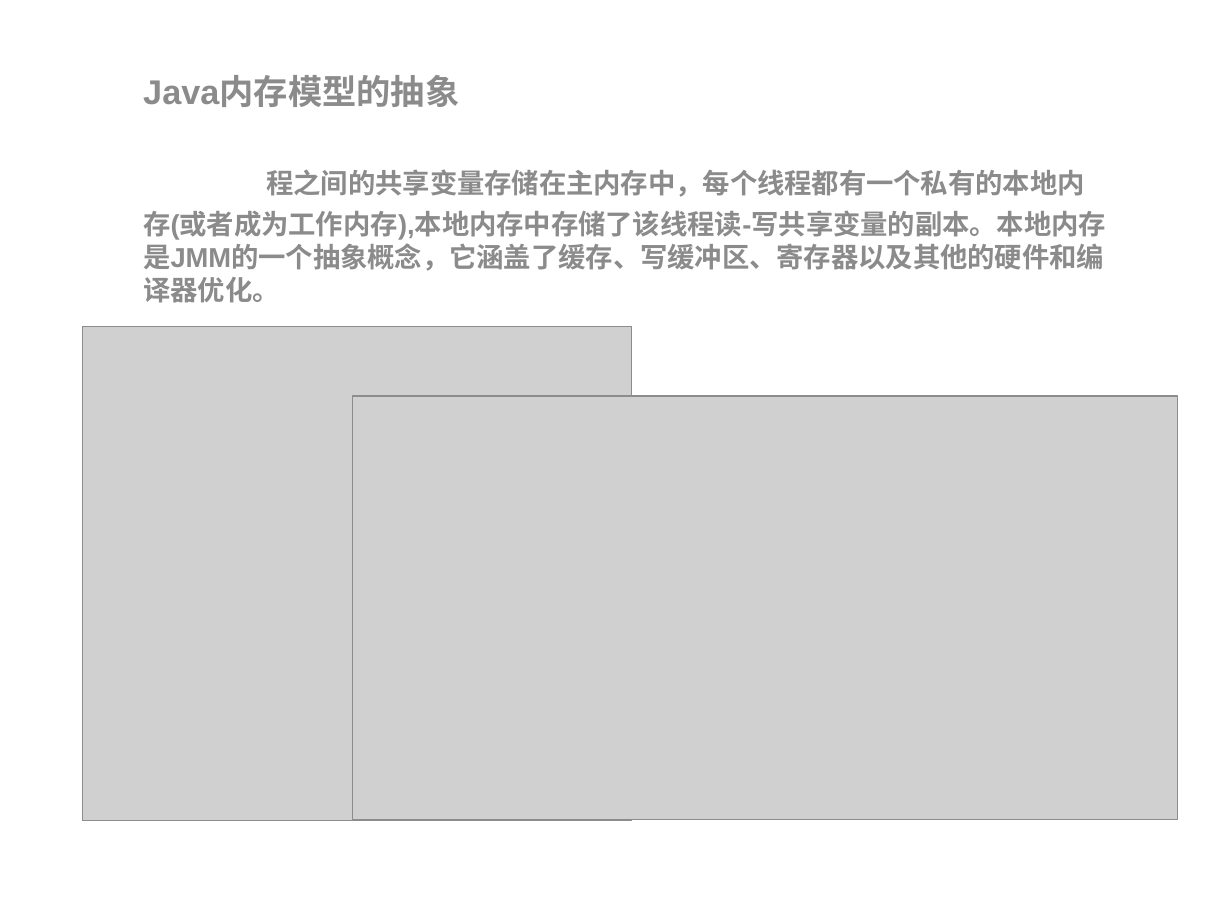
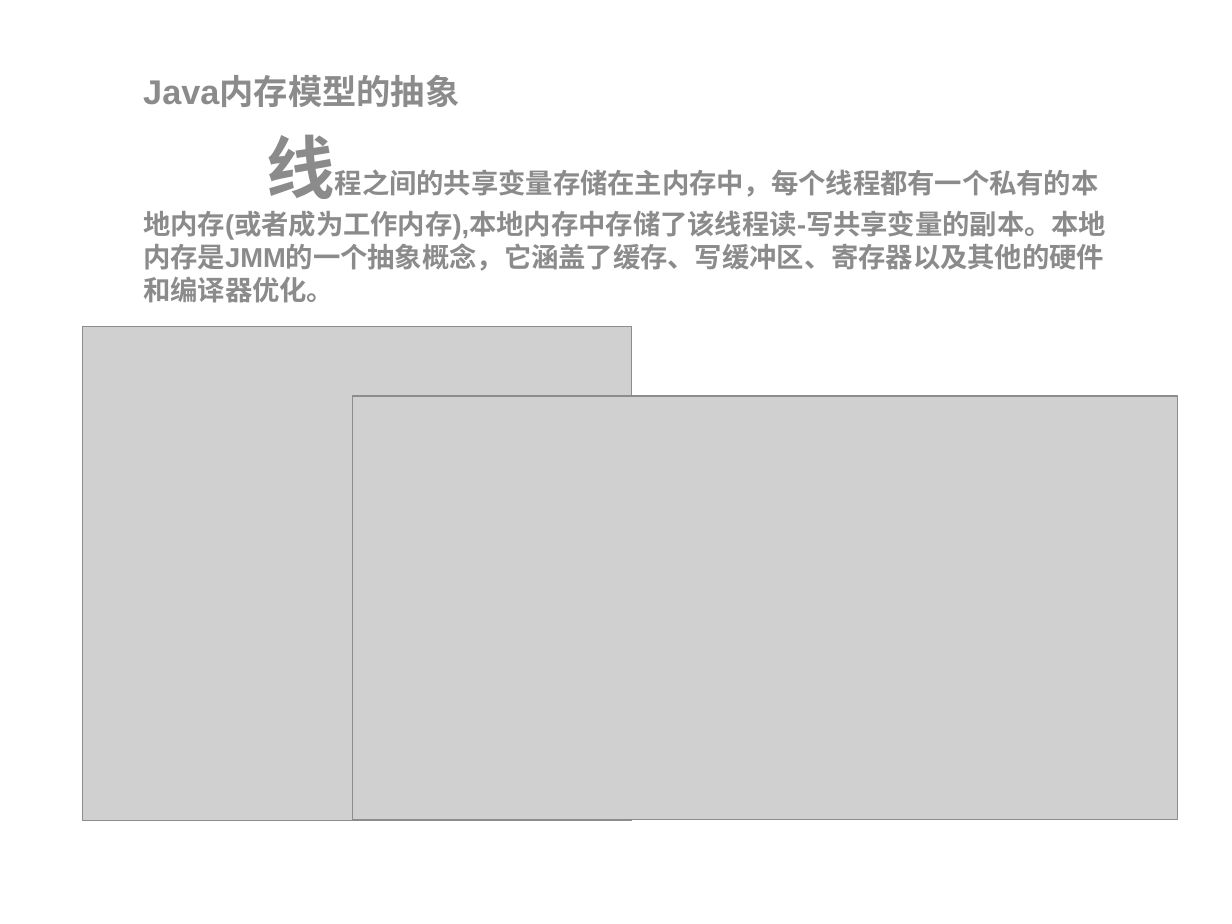
Before and after one commit to zhangconan/NewLearn, a slide deck: slide 15 of src/main/java/com/zkn/newlearn/jvm/img/java内存模型.pptx. Drawn at 1232x924 pixels with LibreOffice and Linux fonts; fonts in the diff are those of the drawing; grey boxes stand for pictures; background and template pictures are left out. Boxes give left, top, right and bottom in pixels: in the first picture for what was removed or moved away, otherwise in the second. Text is boxed around its words. In the diff, an @@ line names an element or a change of style, - is before the commit and + after.

Commit message:
新增函数式接口的内容 新增在某公司做的java内存模型的培训PPT

```diff
--- a/src/main/java/com/zkn/newlearn/jvm/img/java内存模型.pptx
+++ b/src/main/java/com/zkn/newlearn/jvm/img/java内存模型.pptx
@@ subtitle at [143,134,1106,303]: text changed @@
-程之间的共享变量存储在主内存中，每个线程都有一个私有的本地内存(或者成为工作内存),本地内存中存储了该线程读-写共享变量的副本。本地内存是JMM的一个抽象概念，它涵盖了缓存、写缓冲区、寄存器以及其他的硬件和编译器优化。
+线程之间的共享变量存储在主内存中，每个线程都有一个私有的本地内存(或者成为工作内存),本地内存中存储了该线程读-写共享变量的副本。本地内存是JMM的一个抽象概念，它涵盖了缓存、写缓冲区、寄存器以及其他的硬件和编译器优化。
```
Also in this commit, not shown: 8 other files.
